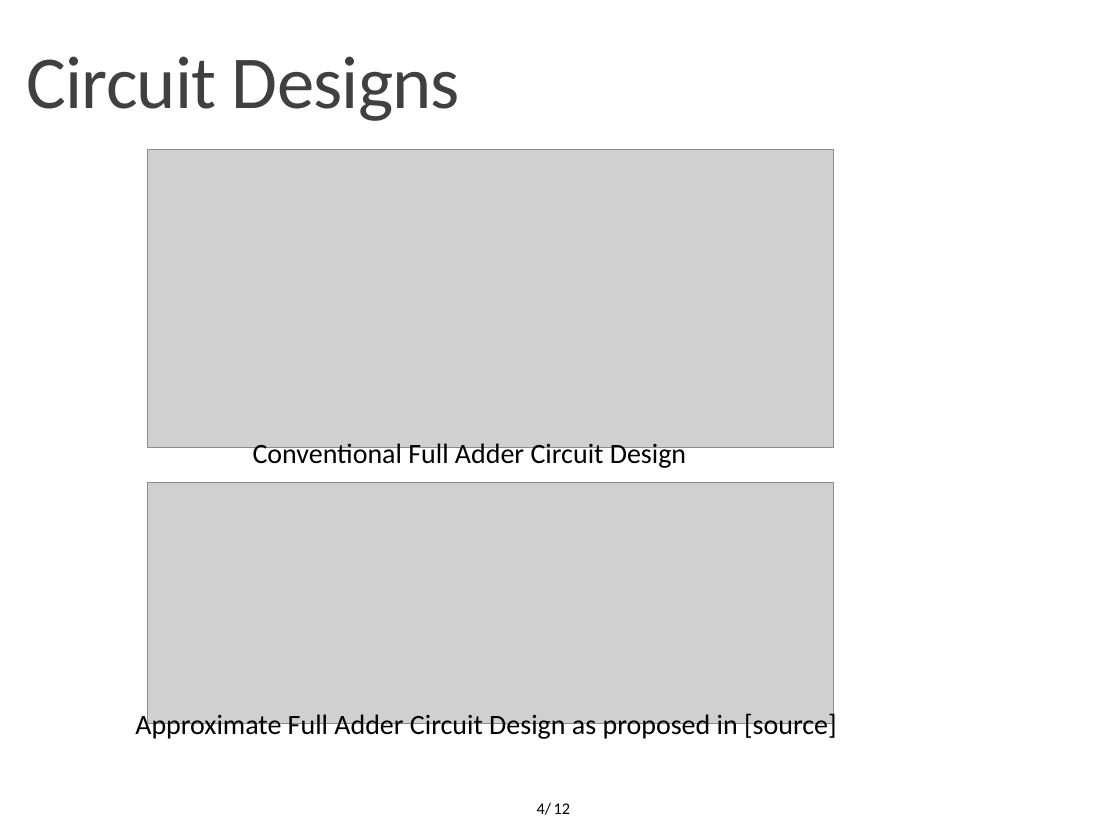
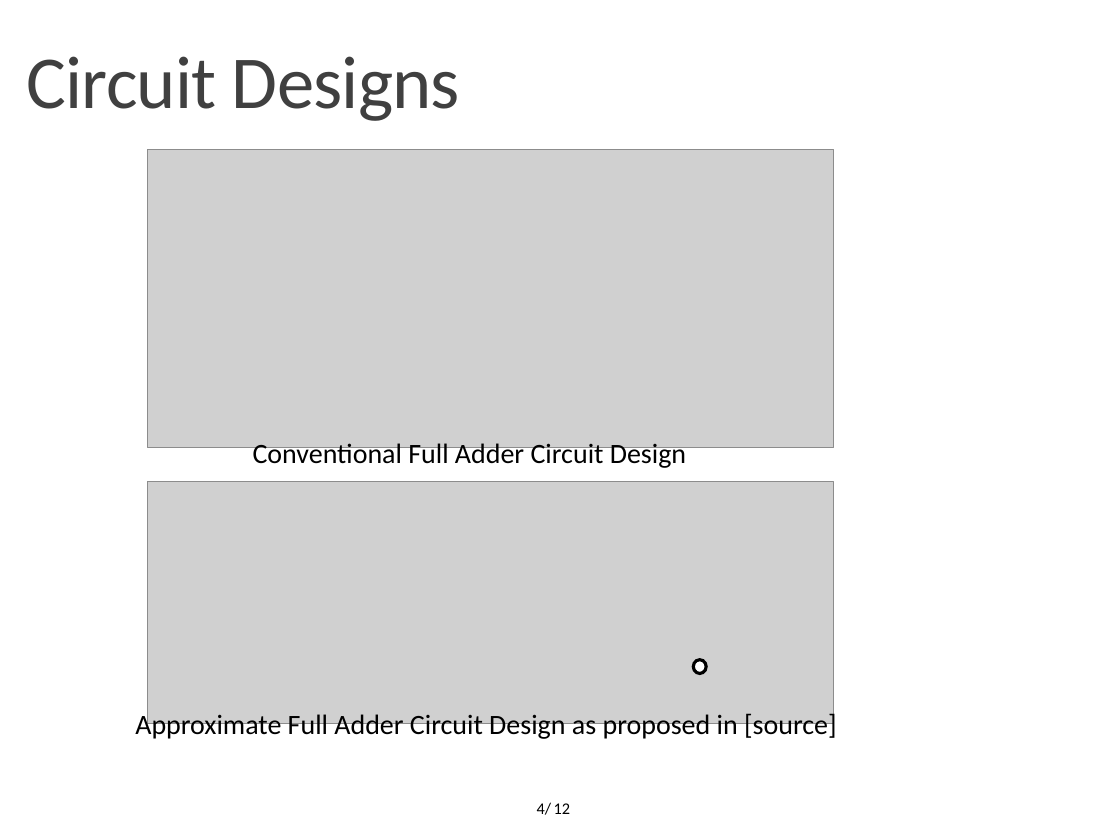
Before and after one commit to OrionLightning/Approximate-Circuit, a slide deck: slide 4 of Presentation Slides/Midterm 23-11-2021.pptx. Drawn at 1120x840 pixels with LibreOffice and Linux fonts; fonts in the diff are those of the drawing; grey boxes stand for pictures; background and template pictures are left out. Boxes give left, top, right and bottom in pixels: in the first picture for what was removed or moved away, otherwise in the second. Text is boxed around its words. In the diff, an @@ line names an element or a change of style, - is before the commit and + after.

```diff
--- a/Presentation Slides/Midterm 23-11-2021.pptx
+++ b/Presentation Slides/Midterm 23-11-2021.pptx
@@ ellipse added at bbox=[693, 660, 706, 673], fill #FFFFFF, outline #000000 2 pt @@
```
Also in this commit, not shown: 3 other slides changed, 2 slides added.
